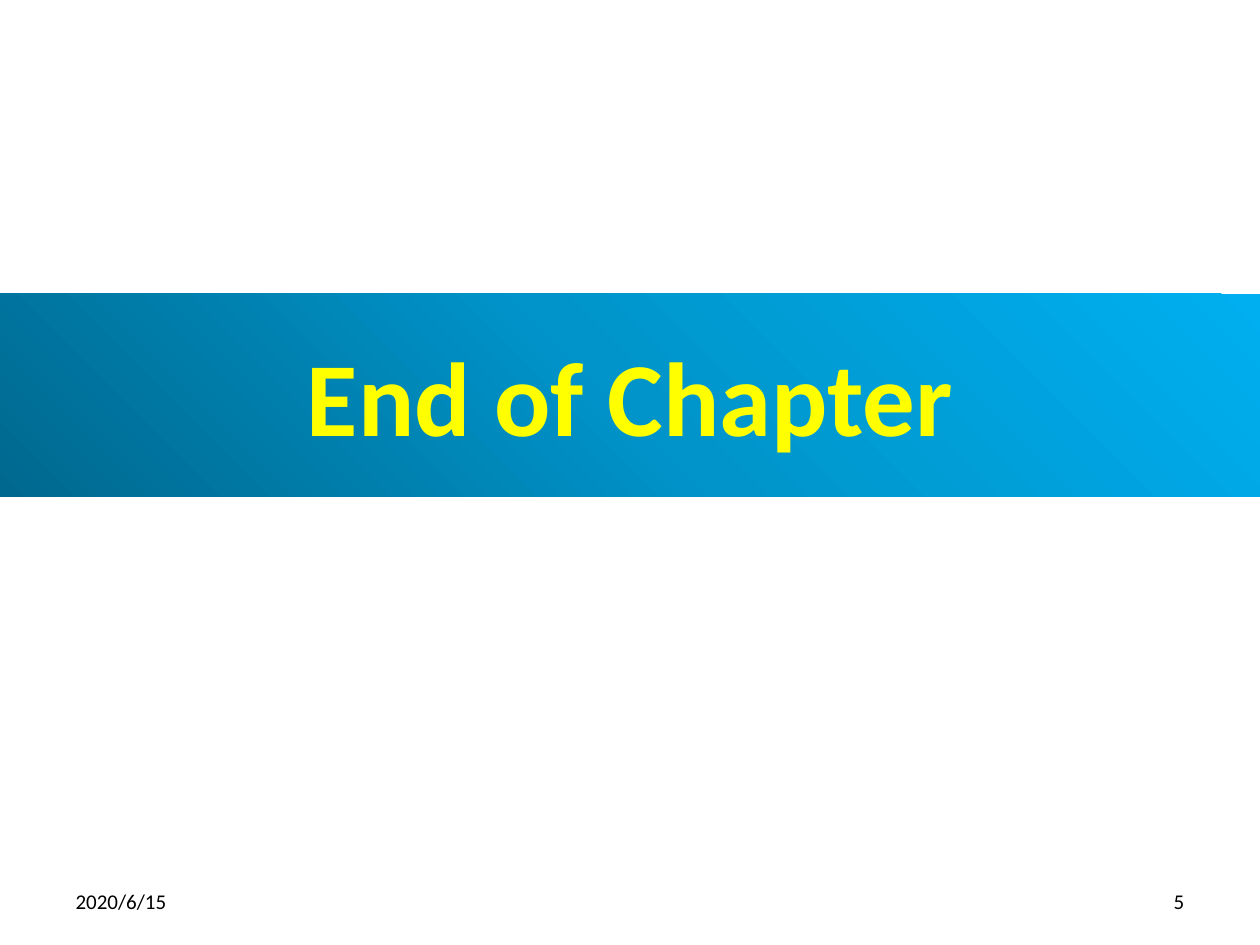
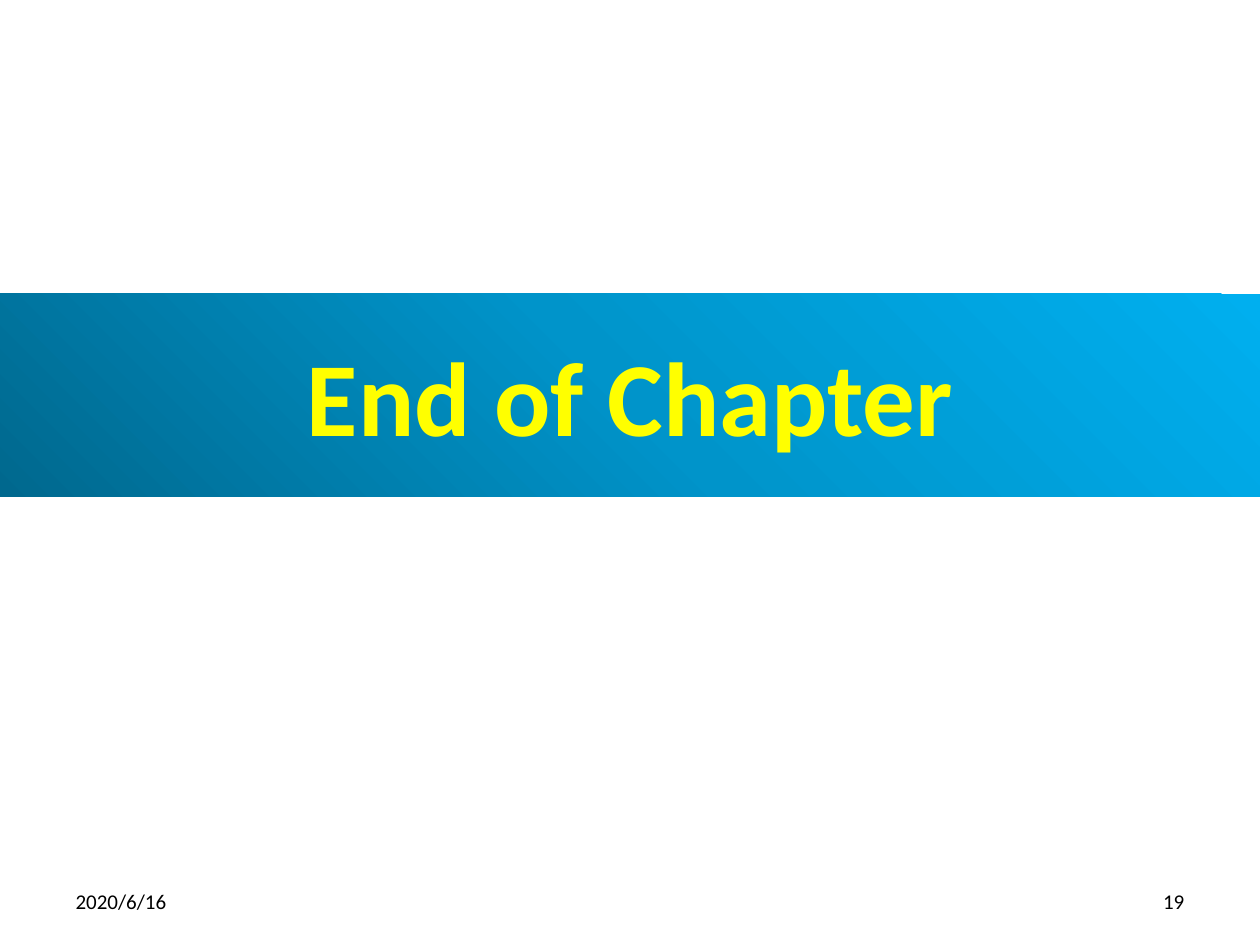
Before and after one commit to peterhchen/950_Reinforce, a slide deck: slide 19 of 08_OpenAI_Python_QLearn.pptx (slide 5 before the commit). Drawn at 1260x945 pixels with LibreOffice and Linux fonts; fonts in the diff are those of the drawing. Boxes give left, top, right and bottom in pixels: in the first picture for what was removed or moved away, otherwise in the second. Text is boxed around its words. In the diff, an @@ line names an element or a change of style, - is before the commit and + after.

```diff
--- a/08_OpenAI_Python_QLearn.pptx
+++ b/08_OpenAI_Python_QLearn.pptx
@@ text at [76,894,167,910]: text changed @@
-2020/6/15
+2020/6/16
@@ page number at [1163,895,1184,909]: text changed @@
-5
+19
```
Also in this commit, not shown: 4 other slides changed, 14 slides added, 1 other file.
